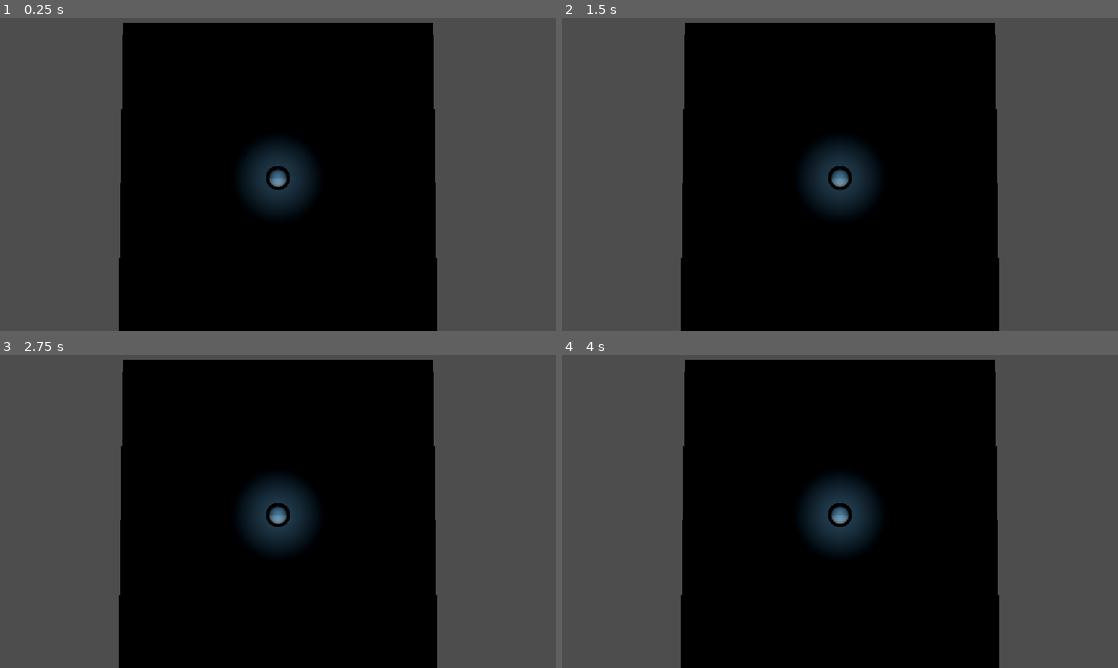
Above: before the commit, frames 1-4 (two rows, left to right).
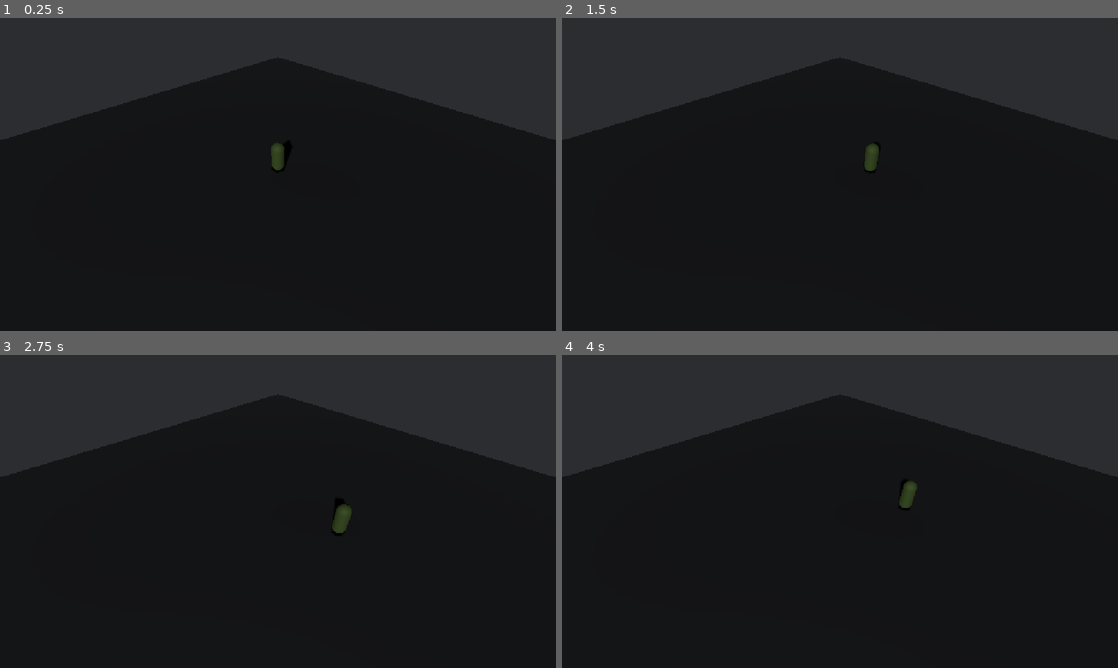
Above: after the commit, the same moments.

Repository: SofiaRubiano10/Zombivors_4to
Game: Godot game, scene res://main.tscn
The game is run twice, just before and just after one commit, with the same random seed, the same clock (stepped at 60 frames per second) and the same inputs. Before the commit the project starts from res://zona_b.tscn.
Inputs:
- Up to frame 1 (0.25 s): no input
- Up to frame 2 (1.5 s): tap Enter at 0.5 s; hold D (move_right) 0.53-1.28 s; hold E (consumir) 0.53-1.28 s; hold S (move_down) from 1.28 s (still down); tap E (consumir) at 1.35 s
- Up to frame 3 (2.75 s): release S (move_down) at 2.03 s; hold D (move_right) from 2.03 s (still down); hold Shift (correr) from 2.03 s (still down); tap E (consumir) at 2.3 s
- Up to frame 4 (4 s): release D (move_right) at 2.78 s; release Shift (correr) at 2.78 s; hold W (move_up) 2.78-3.53 s; tap T at 2.85 s; tap E (consumir) at 3.05 s; hold A (move_left) from 3.53 s (still down); hold E (consumir) from 3.53 s (still down)

The runs differ from the first frame. In frame 1, 56% of the frame differs, in the area x 0-100%, y 0-100%; in frame 2, 56%; in frame 3, 56%; in frame 4, 56%.

Commit message:
Taller 7 nivel 1 y nivel 2

Diff:
--- /dev/null
+++ b/consumir.gd
@@ -0,0 +1,11 @@
+extends Node
+
+@export var tecla: String = "consumir"
+@onready var pj = get_parent()
+
+var usos: int = 0
+
+func _physics_process(_delta: float) -> void:
+	if Input.is_action_just_pressed(tecla):
+		usos += 1
+		print("empieza: ", tecla, " · uso número ", usos)
--- /dev/null
+++ b/main.tscn
@@ -0,0 +1,74 @@
+[gd_scene format=3 uid="uid://c6y7p8q4r1e2n"]
+
+[ext_resource type="Script" path="res://personaje.gd" id="1_personaje"]
+[ext_resource type="Script" path="res://consumir.gd" id="2_consumir"]
+
+[sub_resource type="Environment" id="Environment_1"]
+background_mode = 1
+background_color = Color(0.169, 0.176, 0.192, 1)
+ambient_light_source = 2
+ambient_light_color = Color(0.169, 0.176, 0.192, 1)
+ambient_light_energy = 0.2
+
+[sub_resource type="BoxShape3D" id="BoxShape3D_suelo"]
+size = Vector3(30, 0.2, 30)
+
+[sub_resource type="StandardMaterial3D" id="StandardMaterial3D_suelo"]
+albedo_color = Color(0.169, 0.176, 0.192, 1)
+roughness = 0.8
+
+[sub_resource type="BoxMesh" id="BoxMesh_suelo"]
+material = SubResource("StandardMaterial3D_suelo")
+size = Vector3(30, 0.2, 30)
+
+[sub_resource type="CapsuleShape3D" id="CapsuleShape3D_zombi"]
+radius = 0.35
+height = 1.75
+
+[sub_resource type="StandardMaterial3D" id="StandardMaterial3D_zombi"]
+albedo_color = Color(0.341, 0.451, 0.212, 1)
+roughness = 0.7
+
+[sub_resource type="CapsuleMesh" id="CapsuleMesh_zombi"]
+material = SubResource("StandardMaterial3D_zombi")
+radius = 0.35
+height = 1.75
+
+[node name="Main" type="Node3D"]
+
+[node name="WorldEnvironment" type="WorldEnvironment" parent="."]
+environment = SubResource("Environment_1")
+
+[node name="DirectionalLight3D" type="DirectionalLight3D" parent="."]
+transform = Transform3D(0.866025, -0.25, 0.433013, 0, 0.866025, 0.5, -0.5, -0.433013, 0.75, 0, 10, 0)
+light_energy = 0.35
+shadow_enabled = true
+
+[node name="Suelo" type="StaticBody3D" parent="."]
+transform = Transform3D(1, 0, 0, 0, 1, 0, 0, 0, 1, 0, -0.1, 0)
+
+[node name="CollisionShape3D" type="CollisionShape3D" parent="Suelo"]
+shape = SubResource("BoxShape3D_suelo")
+
+[node name="MeshInstance3D" type="MeshInstance3D" parent="Suelo"]
+mesh = SubResource("BoxMesh_suelo")
+
+[node name="Personaje" type="CharacterBody3D" parent="." groups=["jugador"] node_paths=PackedStringArray("camara")]
+script = ExtResource("1_personaje")
+camara = NodePath("../Camera3D")
+
+[node name="CollisionShape3D" type="CollisionShape3D" parent="Personaje"]
+transform = Transform3D(1, 0, 0, 0, 1, 0, 0, 0, 1, 0, 0.875, 0)
+shape = SubResource("CapsuleShape3D_zombi")
+
+[node name="Modelo" type="Node3D" parent="Personaje"]
+
+[node name="MeshInstance3D" type="MeshInstance3D" parent="Personaje/Modelo"]
+transform = Transform3D(1, 0, 0, 0, 1, 0, 0, 0, 1, 0, 0.875, 0)
+mesh = SubResource("CapsuleMesh_zombi")
+
+[node name="Consumir" type="Node" parent="Personaje"]
+script = ExtResource("2_consumir")
+
+[node name="Camera3D" type="Camera3D" parent="."]
+transform = Transform3D(0.707107, -0.5, 0.5, 0, 0.707107, 0.707107, -0.707107, -0.5, 0.5, 6, 8, 6)
--- a/personaje.gd
+++ b/personaje.gd
@@ -1,51 +1,105 @@
 class_name Personaje
 extends CharacterBody3D
+
+enum Estado { QUIETO, CAMINAR, CORRER, COMIENDO }
+const RUIDO = [0.0, 1.0, 3.0, 0.0] # metros de propagación sonora por estado
 
 @export var camara: Camera3D
 @export var speed_caminar: float = 2.5
 @export var speed_correr: float = 2.5
-@export_enum("Ninguna", "Avanzar 60 cuadros", "Avanzar con la acción 60 cuadros", "Diagonal W+D 60 cuadros") var Prueba: String = "Ninguna"
+@export var tiempo_arranque: float = 0.5
+@export_enum("Ninguna", "Avanzar 60 cuadros", "Avanzar 60 y soltar", "Avanzar y la acción desde el cuadro 30", "Mantener la acción 2 s", "Avanzar con la acción 60 cuadros", "Diagonal W+D 60 cuadros") var Prueba: String = "Ninguna"
 @export var AccionPrueba: String = ""
 
-# Los tres enchufes para la Tarea B (María Sofía)
+# Los tres enchufes del personaje (modificados por nodos hijos como Consumir/Interactuar)
 var multiplicador: float = 1.0
 var empuje: Vector3 = Vector3.ZERO
 var accion: String = ""
+
+# Variables internas de movimiento y estado
+var avance: Vector3 = Vector3.ZERO
+var estado: Estado = Estado.QUIETO
+var ruido: float = 0.0
+
+# Sistema de salud y descomposición biológica
+var salud_maxima: float = 100.0
+var salud: float = 100.0
+var tiempo_descomposicion: float = 0.0
 
 @onready var anim: AnimationPlayer = $Modelo/AnimationPlayer if has_node("Modelo/AnimationPlayer") else null
 
 func _physics_process(delta: float) -> void:
 	velocity += get_gravity() * delta
 
+	# Procesamiento de descomposición pasiva: pierde 2% de salud máxima cada 10 segundos
+	tiempo_descomposicion += delta
+	if tiempo_descomposicion >= 10.0:
+		tiempo_descomposicion -= 10.0
+		salud = maxf(0.0, salud - (salud_maxima * 0.02))
+		print("Descomposición biológica: salud actual = ", snappedf(salud, 0.1), " / ", salud_maxima)
+
+	# Obtención de entrada direccional
 	var input_dir: Vector2 = Input.get_vector("move_left", "move_right", "move_up", "move_down")
 	var entrada: Vector3 = Vector3(input_dir.x, 0.0, input_dir.y)
 
-	# Rotación horizontal de la cámara (corrige la diagonal torcida)
+	# Rotación horizontal relativa a la orientación de la cámara (diagonal corregida)
 	var giro_cam: float = camara.global_rotation.y if camara else 0.0
 	var direction: Vector3 = entrada.rotated(Vector3.UP, giro_cam).normalized()
 
 	var corre: bool = Input.is_action_pressed("correr")
 	var speed: float = speed_correr if corre else speed_caminar
+	var objetivo: Vector3 = direction * speed * multiplicador
+	var paso: float = (speed / maxf(0.05, tiempo_arranque)) * delta
+	avance = avance.move_toward(objetivo, paso)
 
-	velocity.x = direction.x * speed * multiplicador + empuje.x
-	velocity.z = direction.z * speed * multiplicador + empuje.z
+	velocity.x = avance.x + empuje.x
+	velocity.z = avance.z + empuje.z
 
+	# Orientar el modelo hacia la dirección de avance
 	if direction.length() > 0.0:
 		basis = Basis.looking_at(direction)
 
-	if accion != "":
-		if anim: anim.play(accion)
-	elif direction.length() > 0.0 and corre:
-		if anim: anim.play("sprint")
-	elif direction.length() > 0.0:
-		if anim: anim.play("walk")
-	else:
-		if anim: anim.play("idle")
+	move_and_slide()
 
-	move_and_slide()
+	# Máquina de estados con actualización de ruido
+	var antes: Estado = estado
+	estado = elegir_estado()
+	ruido = RUIDO[estado]
+	if estado != antes:
+		print("estado ", Estado.keys()[estado], " · ruido ", ruido, " m")
+
+	animar()
 	_prueba()
 
-# Bloque de pruebas automáticas del Taller 7 - Nivel 1
+func elegir_estado() -> Estado:
+	if accion == "pick-up" or Input.is_action_pressed("consumir"):
+		return Estado.COMIENDO
+	if not is_on_floor():
+		return Estado.QUIETO
+	var rapidez: float = Vector2(velocity.x, velocity.z).length()
+	if rapidez < 0.1:
+		return Estado.QUIETO
+	if rapidez > speed_caminar + 0.1:
+		return Estado.CORRER
+	return Estado.CAMINAR
+
+func animar() -> void:
+	if not anim:
+		return
+	if accion != "":
+		anim.play(accion)
+		return
+	match estado:
+		Estado.QUIETO:
+			anim.play("idle")
+		Estado.CAMINAR:
+			anim.play("walk")
+		Estado.CORRER:
+			anim.play("sprint")
+		Estado.COMIENDO:
+			anim.play("crouch")
+
+# Bloque de pruebas automatizadas del taller
 var _cuadro_prueba: int = 0
 func _prueba() -> void:
 	if Prueba == "Ninguna":
@@ -60,19 +114,28 @@
 				Input.action_press("move_up")
 			else:
 				Input.action_release("move_up")
-			if _cuadro_prueba in [1, 30, 60]:
+			if _cuadro_prueba in [1, 10, 15, 30, 60]:
 				print("cuadro ", _cuadro_prueba, ": pos ", pos, " · rapidez ", snappedf(rap, 0.01))
-		"Avanzar con la acción 60 cuadros":
+		"Avanzar 60 y soltar":
 			if _cuadro_prueba <= 60:
 				Input.action_press("move_up")
+			else:
+				Input.action_release("move_up")
+			if _cuadro_prueba in [60, 61, 65, 70, 75, 80, 90]:
+				print("cuadro ", _cuadro_prueba, ": pos ", pos, " · rapidez ", snappedf(rap, 0.01))
+		"Avanzar y la acción desde el cuadro 30":
+			if _cuadro_prueba <= 90:
+				Input.action_press("move_up")
+			if _cuadro_prueba >= 30 and _cuadro_prueba <= 90:
 				if AccionPrueba != "":
 					Input.action_press(AccionPrueba)
-			else:
-				Input.action_release("move_up")
-				if AccionPrueba != "":
-					Input.action_release(AccionPrueba)
-			if _cuadro_prueba in [1, 30, 60]:
+			if _cuadro_prueba in [30, 31, 35, 40, 60, 90]:
 				print("cuadro ", _cuadro_prueba, ": pos ", pos, " · rapidez ", snappedf(rap, 0.01))
+		"Mantener la acción 2 s":
+			if AccionPrueba != "" and _cuadro_prueba <= 120:
+				Input.action_press(AccionPrueba)
+			if _cuadro_prueba in [1, 2, 20, 60, 90, 92, 120]:
+				print("cuadro ", _cuadro_prueba, ": acción mantenida...")
 		"Diagonal W+D 60 cuadros":
 			if _cuadro_prueba <= 60:
 				Input.action_press("move_up")
@@ -80,5 +143,5 @@
 			else:
 				Input.action_release("move_up")
 				Input.action_release("move_right")
-			if _cuadro_prueba in [1, 30, 60]:
+			if _cuadro_prueba in [30, 60]:
 				print("cuadro ", _cuadro_prueba, ": pos ", pos, " · rapidez ", snappedf(rap, 0.01))
--- a/project.godot
+++ b/project.godot
@@ -11,7 +11,7 @@
 [application]
 
 config/name="Zombivors_4to"
-run/main_scene="uid://cdeqik0laami1"
+run/main_scene="uid://c6y7p8q4r1e2n"
 config/features=PackedStringArray("4.7", "Forward Plus")
 config/icon="res://icon.svg"
 
--- /dev/null
+++ b/scripts/luz_parpadeante.gd
@@ -0,0 +1,31 @@
+class_name LuzParpadeante
+extends OmniLight3D
+
+# Paleta oficial Zombivors: Rojo peligro / humanos #B22222
+const COLOR_PELIGRO := Color(0.698, 0.133, 0.133, 1.0)
+
+@export var energia_base: float = 1.0
+@export var amplitud: float = 0.4
+@export var velocidad: float = 8.0
+
+var ruido: FastNoiseLite = FastNoiseLite.new()
+var t: float = 0.0
+
+func _ready() -> void:
+	ruido.seed = randi()
+	ruido.frequency = 0.5
+	light_color = COLOR_PELIGRO
+	# Prueba de verificación matemática de la función pura:
+	print("--- Prueba Nivel 1 (Sofía): LuzParpadeante ---")
+	print("Energía mínima con ruido -1.0: ", energia(1.0, 0.4, -1.0), " (Esperado: 0.6)")
+	print("Energía media con ruido 0.0: ", energia(1.0, 0.4, 0.0), " (Esperado: 1.0)")
+	print("Energía máxima con ruido +1.0: ", energia(1.0, 0.4, 1.0), " (Esperado: 1.4)")
+
+func _process(delta: float) -> void:
+	t += delta
+	var val_ruido: float = ruido.get_noise_1d(t * velocidad)
+	light_energy = energia(energia_base, amplitud, val_ruido)
+
+## Función pura static que calcula la energía de luz modulada con ruido suave
+static func energia(base: float, amp: float, valor_ruido: float) -> float:
+	return maxf(0.0, base + (amp * valor_ruido))
--- /dev/null
+++ b/zonas/zona_b.tscn
@@ -0,0 +1,56 @@
+[gd_scene format=3 uid="uid://d1m8b2a3c4e5f"]
+
+[ext_resource type="Script" path="res://scripts/luz_parpadeante.gd" id="1_luzparpadeante"]
+
+[sub_resource type="Environment" id="Environment_1"]
+background_mode = 1
+background_color = Color(0.169, 0.176, 0.192, 1)
+ambient_light_source = 2
+ambient_light_color = Color(0.169, 0.176, 0.192, 1)
+ambient_light_energy = 0.05
+
+[sub_resource type="BoxShape3D" id="BoxShape3D_suelo"]
+size = Vector3(30, 0.2, 30)
+
+[sub_resource type="StandardMaterial3D" id="StandardMaterial3D_suelo"]
+albedo_color = Color(0.169, 0.176, 0.192, 1)
+roughness = 0.8
+
+[sub_resource type="BoxMesh" id="BoxMesh_suelo"]
+material = SubResource("StandardMaterial3D_suelo")
+size = Vector3(30, 0.2, 30)
+
+[sub_resource type="CapsuleMesh" id="CapsuleMesh_humano"]
+radius = 0.35
+height = 1.75
+
+[node name="ZonaB" type="Node3D"]
+
+[node name="WorldEnvironment" type="WorldEnvironment" parent="."]
+environment = SubResource("Environment_1")
+
+[node name="Suelo" type="StaticBody3D" parent="."]
+transform = Transform3D(1, 0, 0, 0, 1, 0, 0, 0, 1, 0, -0.1, 0)
+
+[node name="CollisionShape3D" type="CollisionShape3D" parent="Suelo"]
+shape = SubResource("BoxShape3D_suelo")
+
+[node name="MeshInstance3D" type="MeshInstance3D" parent="Suelo"]
+mesh = SubResource("BoxMesh_suelo")
+
+[node name="HumanoCentinela" type="MeshInstance3D" parent="."]
+transform = Transform3D(1, 0, 0, 0, 1, 0, 0, 0, 1, 0, 0.875, 0)
+mesh = SubResource("CapsuleMesh_humano")
+
+[node name="LinternaRoja" type="OmniLight3D" parent="HumanoCentinela"]
+transform = Transform3D(1, 0, 0, 0, 1, 0, 0, 0, 1, 0, 0.5, 0)
+light_color = Color(0.698, 0.133, 0.133, 1)
+omni_range = 6.0
+omni_attenuation = 1.5
+script = ExtResource("1_luzparpadeante")
+energia_base = 1.2
+amplitud = 0.4
+velocidad = 8.0
+
+[node name="Camera3D" type="Camera3D" parent="."]
+transform = Transform3D(1, 0, 0, 0, 0.866025, 0.5, 0, -0.5, 0.866025, 0, 4, 5)
Not shown, added: consumir.gd.uid
Not shown, added: personaje.gd.uid
Not shown, added: scripts/luz_jugador.gd.uid
Not shown, added: scripts/luz_parpadeante.gd.uid
